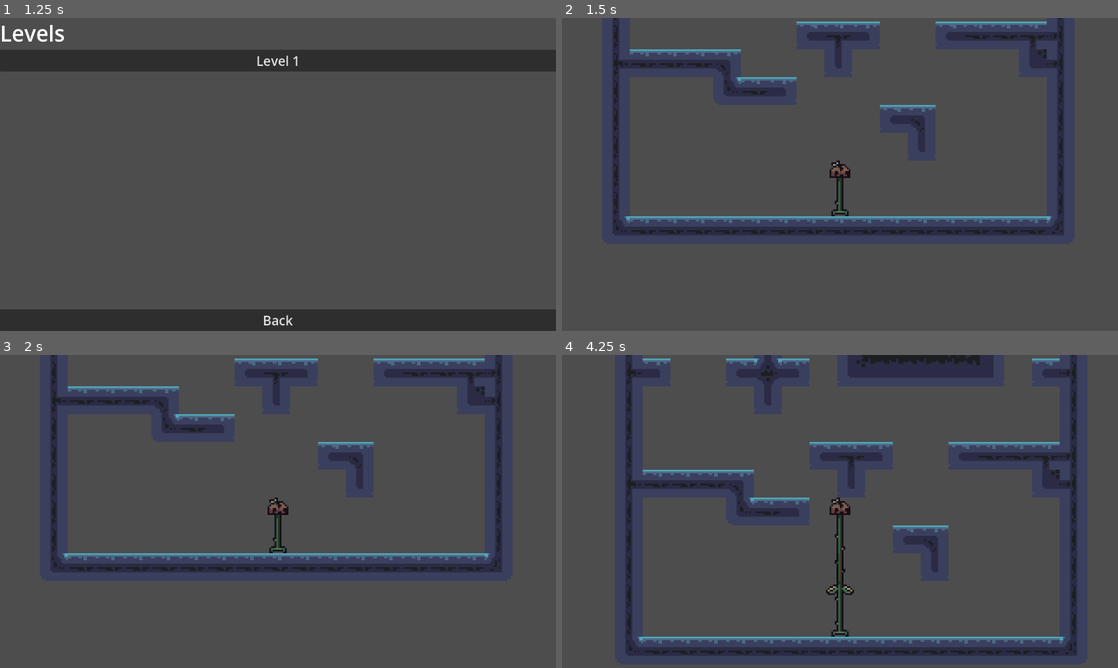
Above: before the commit, frames 1-4 (two rows, left to right).
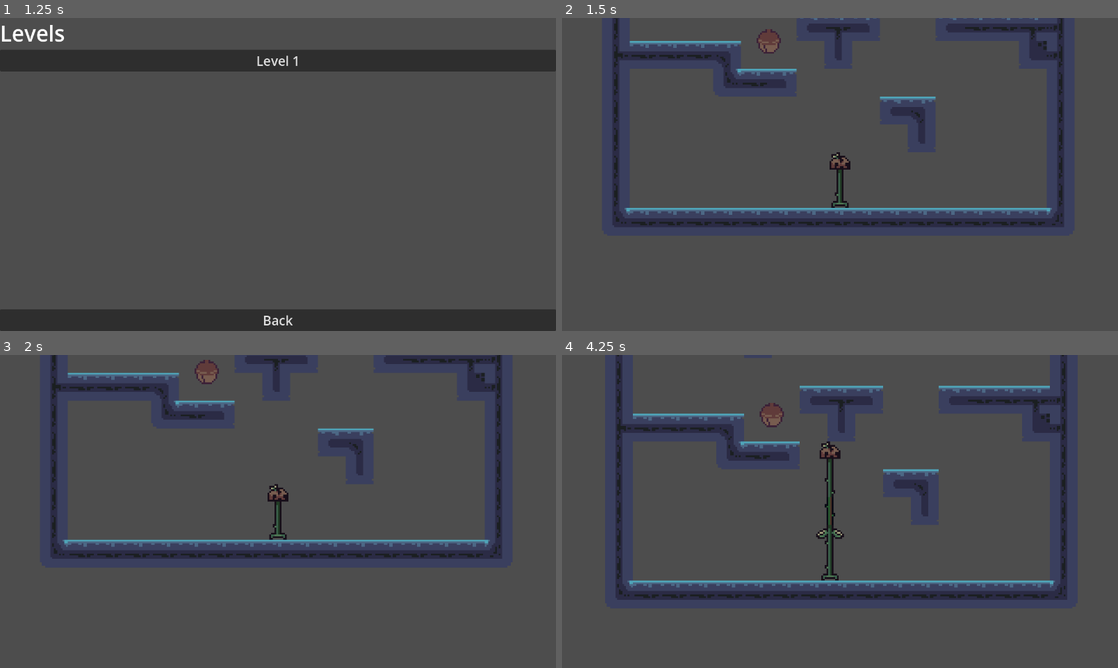
Above: after the commit, the same moments.

Repository: Artindi/Server-Wide-Game-Jam-1
Game: Godot game, scene res://scenes/screens/main_menu.tscn
The game is run twice, just before and just after one commit, with the same random seed, the same clock (stepped at 60 frames per second) and the same inputs. The engine's default icon, where the game draws it, is replaced by a stand-in: a white triangle on a blue panel in a dark square.
Inputs:
- Up to frame 1 (1.25 s): click "Play" at 0.5 s
- Up to frame 2 (1.5 s): click "Level 1" at 1.25 s
- Up to frame 3 (2 s): no input
- Up to frame 4 (4.25 s): hold D (Right) 2.03-3.53 s; hold A (Left) from 3.53 s (still down)

Frame 1 is identical in both runs. In frame 2, 11% of the frame differs, in the area x 9-91%, y 0-70%; in frame 3, 12%; in frame 4, 23%, in the area x 9-93%, y 0-97%.

Commit message:
Add files via upload

Diff:
--- a/project.godot
+++ b/project.godot
@@ -74,6 +74,7 @@
 2d_physics/layer_2="Player"
 2d_physics/layer_3="Death"
 2d_physics/layer_4="PlantSection"
+2d_physics/layer_5="Collectables"
 
 [rendering]
 
--- a/scenes/Player/player.tscn
+++ b/scenes/Player/player.tscn
@@ -1,8 +1,9 @@
-[gd_scene load_steps=8 format=3 uid="uid://2aa7gv0i0jdn"]
+[gd_scene load_steps=9 format=3 uid="uid://2aa7gv0i0jdn"]
 
 [ext_resource type="Script" path="res://scripts/player.gd" id="1_30jw6"]
 [ext_resource type="Texture2D" uid="uid://dhdf0kvciesgo" path="res://assets/images/characters/head2.png" id="2_bvcnr"]
 [ext_resource type="Texture2D" uid="uid://kup4jkg8gow3" path="res://assets/images/characters/Feet1.png" id="3_a0jy8"]
+[ext_resource type="Script" path="res://scripts/UI/CameraScript.gd" id="3_f4fls"]
 
 [sub_resource type="RectangleShape2D" id="RectangleShape2D_74oul"]
 size = Vector2(16, 13)
@@ -34,6 +35,8 @@
 
 [node name="Camera2D" type="Camera2D" parent="."]
 zoom = Vector2(4, 4)
+position_smoothing_enabled = true
+script = ExtResource("3_f4fls")
 
 [node name="growth_timer" type="Timer" parent="."]
 wait_time = 0.75
--- /dev/null
+++ b/scenes/collectable.tscn
@@ -0,0 +1,66 @@
+[gd_scene load_steps=7 format=3 uid="uid://b72dkcfp1mghu"]
+
+[ext_resource type="Script" path="res://scripts/Collectable.gd" id="1_epk8q"]
+[ext_resource type="Texture2D" uid="uid://dlolggofmt3f8" path="res://assets/pixil-frame-0 - 2024-01-21T153507.195.png" id="2_2hk54"]
+
+[sub_resource type="CircleShape2D" id="CircleShape2D_ovfnj"]
+radius = 7.0
+
+[sub_resource type="Animation" id="Animation_e36iv"]
+resource_name = "collectable-hover"
+loop_mode = 1
+tracks/0/type = "value"
+tracks/0/imported = false
+tracks/0/enabled = true
+tracks/0/path = NodePath(".:position")
+tracks/0/interp = 1
+tracks/0/loop_wrap = true
+tracks/0/keys = {
+"times": PackedFloat32Array(0, 0.5, 1),
+"transitions": PackedFloat32Array(-2, -2, -2),
+"update": 0,
+"values": [Vector2(0, 0.739195), Vector2(0, -1), Vector2(0, 0.739195)]
+}
+
+[sub_resource type="Animation" id="Animation_pncme"]
+length = 0.001
+tracks/0/type = "value"
+tracks/0/imported = false
+tracks/0/enabled = true
+tracks/0/path = NodePath(".:position")
+tracks/0/interp = 1
+tracks/0/loop_wrap = true
+tracks/0/keys = {
+"times": PackedFloat32Array(0),
+"transitions": PackedFloat32Array(1),
+"update": 0,
+"values": [Vector2(0, 0.739195)]
+}
+
+[sub_resource type="AnimationLibrary" id="AnimationLibrary_q5hhg"]
+_data = {
+"RESET": SubResource("Animation_pncme"),
+"collectable-hover": SubResource("Animation_e36iv")
+}
+
+[node name="Node2D" type="Node2D"]
+metadata/flag = "test"
+
+[node name="Area2D" type="Area2D" parent="."]
+collision_layer = 16
+script = ExtResource("1_epk8q")
+
+[node name="CollisionShape2D" type="CollisionShape2D" parent="Area2D"]
+shape = SubResource("CircleShape2D_ovfnj")
+
+[node name="Sprite2D" type="Sprite2D" parent="Area2D"]
+position = Vector2(0, 0.739195)
+texture = ExtResource("2_2hk54")
+
+[node name="AnimationPlayer" type="AnimationPlayer" parent="Area2D/Sprite2D"]
+libraries = {
+"": SubResource("AnimationLibrary_q5hhg")
+}
+autoplay = "collectable-hover"
+
+[connection signal="body_entered" from="Area2D" to="Area2D" method="_on_body_entered"]
--- a/scenes/screens/levels/level_1.tscn
+++ b/scenes/screens/levels/level_1.tscn
@@ -1,8 +1,10 @@
-[gd_scene load_steps=2 format=3 uid="uid://bykwonj3uok0x"]
+[gd_scene load_steps=3 format=3 uid="uid://bykwonj3uok0x"]
 
 [ext_resource type="PackedScene" uid="uid://bn6f7ca4bl2ie" path="res://scenes/screens/levels/template.tscn" id="1_fxg4g"]
+[ext_resource type="PackedScene" uid="uid://b72dkcfp1mghu" path="res://scenes/collectable.tscn" id="2_cwqov"]
 
 [node name="Level 1" instance=ExtResource("1_fxg4g")]
+position = Vector2(0, 0.739195)
 
 [node name="TileMap" parent="." index="1"]
 layer_0/tile_data = PackedInt32Array(-65539, 131072, 0, -65538, 131072, 0, -65537, 131072, 0, -131072, 131072, 0, -1310 …(3841 unchanged characters)…
@@ -10,3 +12,14 @@
 [node name="Objective" parent="." index="2"]
 position = Vector2(60, -405)
 next_level = 2
+
+[node name="Acorn" parent="." index="4" instance=ExtResource("2_cwqov")]
+position = Vector2(117, 17)
+
+[node name="Acorn2" parent="." index="5" instance=ExtResource("2_cwqov")]
+position = Vector2(229, -322)
+metadata/flag = "test-2"
+
+[node name="Acorn3" parent="." index="6" instance=ExtResource("2_cwqov")]
+position = Vector2(53, -254)
+metadata/flag = "test-3"
--- /dev/null
+++ b/scripts/Collectable.gd
@@ -0,0 +1,14 @@
+extends Area2D
+
+func _ready():
+	if SaveSystem.save_game.collection.has(get_parent().get_meta("flag")):
+		modulate.a = 0.3
+	else:
+		modulate.a = 1
+	pass
+
+func _on_body_entered(body):
+	if !SaveSystem.save_game.collection.has(get_parent().get_meta("flag")):
+		SaveSystem.save_game.collection.append(get_parent().get_meta("flag"))
+	queue_free()
+	pass
--- a/scripts/SaveFile.gd
+++ b/scripts/SaveFile.gd
@@ -1,6 +1,8 @@
 class_name SaveFile extends Resource
 # Level is the same as the level you are on
 @export var level = 1
+# Collected items, as an array
+@export var collection = []
 # Display Option Value is the variable for whether the screen is fullscreen or windowed
 @export var display_option_value = 0
 # Volume Variables
--- /dev/null
+++ b/scripts/UI/CameraScript.gd
@@ -0,0 +1,8 @@
+extends Camera2D
+
+func _process(delta):
+	var root_node = get_parent()
+	var head = root_node.get_node("Sprite2D")
+	var foot = root_node.get_node("FootCollision")
+	global_position.y = (head.global_position.y + foot.global_position.y)/2
+	pass
Not shown, added: Collectables And You.txt
Binary file added: assets/pixil-frame-0 - 2024-01-21T153507.195.png
Not shown, added: assets/pixil-frame-0 - 2024-01-21T153507.195.png.import
